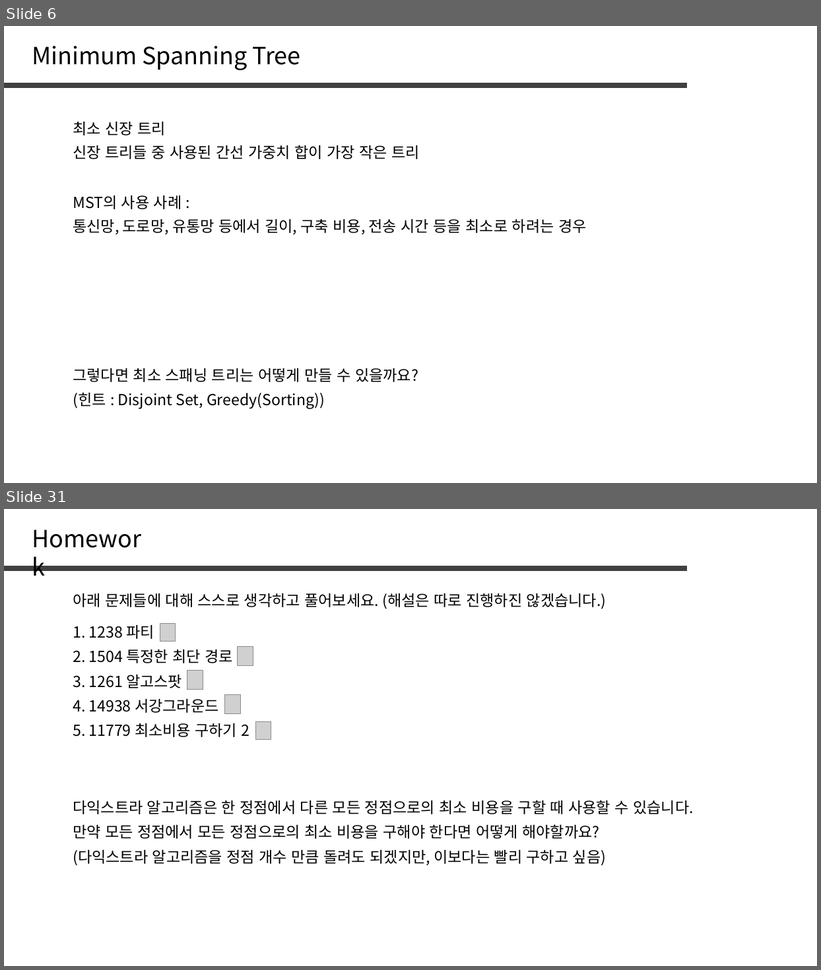
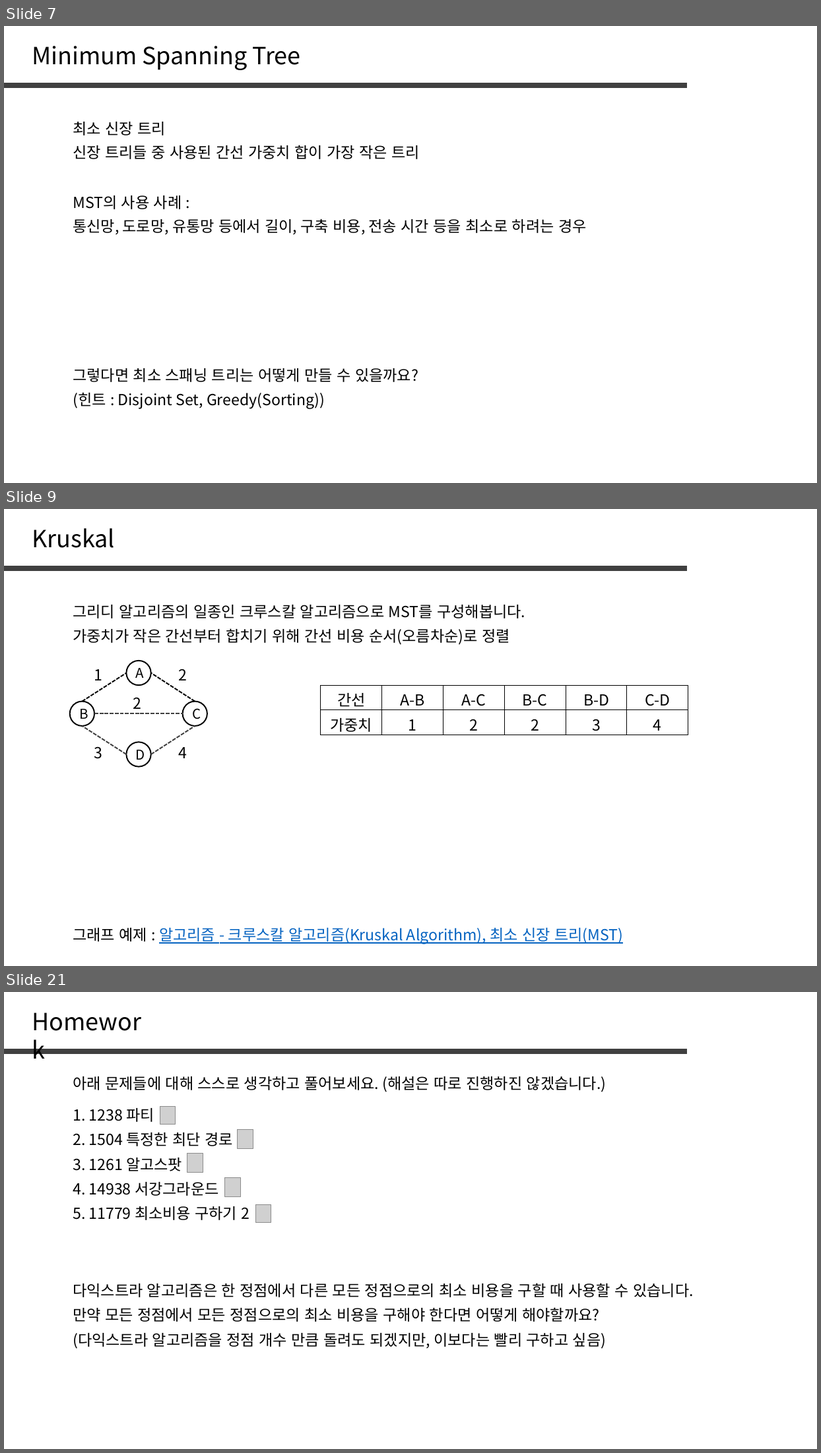
Before and after one commit to jaehoo1/PS-study, a slide deck: study/14_Minimum Spanning Tree, Kruskal.pptx. Shown one above the other, each under a label of ours: slides 6 and 31 before the commit, slides 7, 9 and 21 after it; the slides between them are not shown. The pictures are 821x970 and 821x1453 pixels, drawn with LibreOffice and Linux fonts; fonts in the diff are those of the drawing; grey boxes stand for pictures. Boxes give left, top, right and bottom in pixels: in the first picture for what was removed or moved away, otherwise in the second. Text is boxed around its words. In the diff, an @@ line names an element or a change of style, - is before the commit and + after.

```diff
--- a/study/14_Minimum Spanning Tree, Kruskal.pptx
+++ b/study/14_Minimum Spanning Tree, Kruskal.pptx
@@ slide 9 added at bbox=[4, 509, 817, 966], background #FFFFFF @@
@@ text added at bbox=[32, 528, 116, 548], 28 pt, text #000000 @@
+Kruskal
@@ line added from (4, 568) to (687, 568), #404040 6 pt @@
@@ text added at bbox=[73, 605, 525, 619], 18 pt, text #000000 @@
+그리디 알고리즘의 일종인 크루스칼 알고리즘으로 MST를 구성해봅니다.
@@ text added at bbox=[73, 628, 510, 645], 18 pt, text #000000 @@
+가중치가 작은 간선부터 합치기 위해 간선 비용 순서(오름차순)로 정렬
@@ ellipse added at bbox=[127, 661, 151, 685], outline #000000 1.5 pt, 16 pt, text #000000 @@
+A
@@ line added from (82, 702) to (127, 673), #000000 1.5 pt dashed @@
@@ text added at bbox=[94, 669, 103, 681], 18 pt, text #000000 @@
+1
@@ line added from (195, 702) to (151, 673), #000000 1.5 pt dashed @@
@@ text added at bbox=[178, 669, 187, 681], 18 pt, text #000000 @@
+2
@@ table added at bbox=[321, 685, 686, 735], 2 rows, 6 columns @@
+간선 | A-B | A-C | B-C | B-D | C-D
+가중치 | 1 | 2 | 2 | 3 | 4
@@ ellipse added at bbox=[70, 702, 94, 726], outline #000000 1.5 pt, 16 pt, text #000000 @@
+B
@@ text added at bbox=[133, 697, 142, 709], 18 pt, text #000000 @@
+2
@@ ellipse added at bbox=[183, 702, 207, 726], outline #000000 1.5 pt, 16 pt, text #000000 @@
+C
@@ line added from (127, 755) to (82, 726), #404040 1.5 pt dashed @@
@@ line added from (94, 714) to (183, 714), #404040 1.5 pt dashed @@
@@ line added from (151, 755) to (195, 726), #404040 1.5 pt dashed @@
@@ ellipse added at bbox=[127, 742, 151, 766], outline #000000 1.5 pt, 16 pt, text #000000 @@
+D
@@ text added at bbox=[94, 747, 103, 759], 18 pt, text #000000 @@
+3
@@ text added at bbox=[178, 747, 187, 758], 18 pt, text #000000 @@
+4
@@ text added at bbox=[73, 928, 623, 945], 18 pt, text #0563C1, underline @@
+그래프 예제 : 알고리즘 - 크루스칼 알고리즘(Kruskal Algorithm), 최소 신장 트리(MST)
@@ what was slide 6 is now slide 7 @@
@@ what was slide 31 is now slide 21 @@
```
Also in this commit, not shown: 2 slides changed, 11 other slides added, 22 slides removed.
